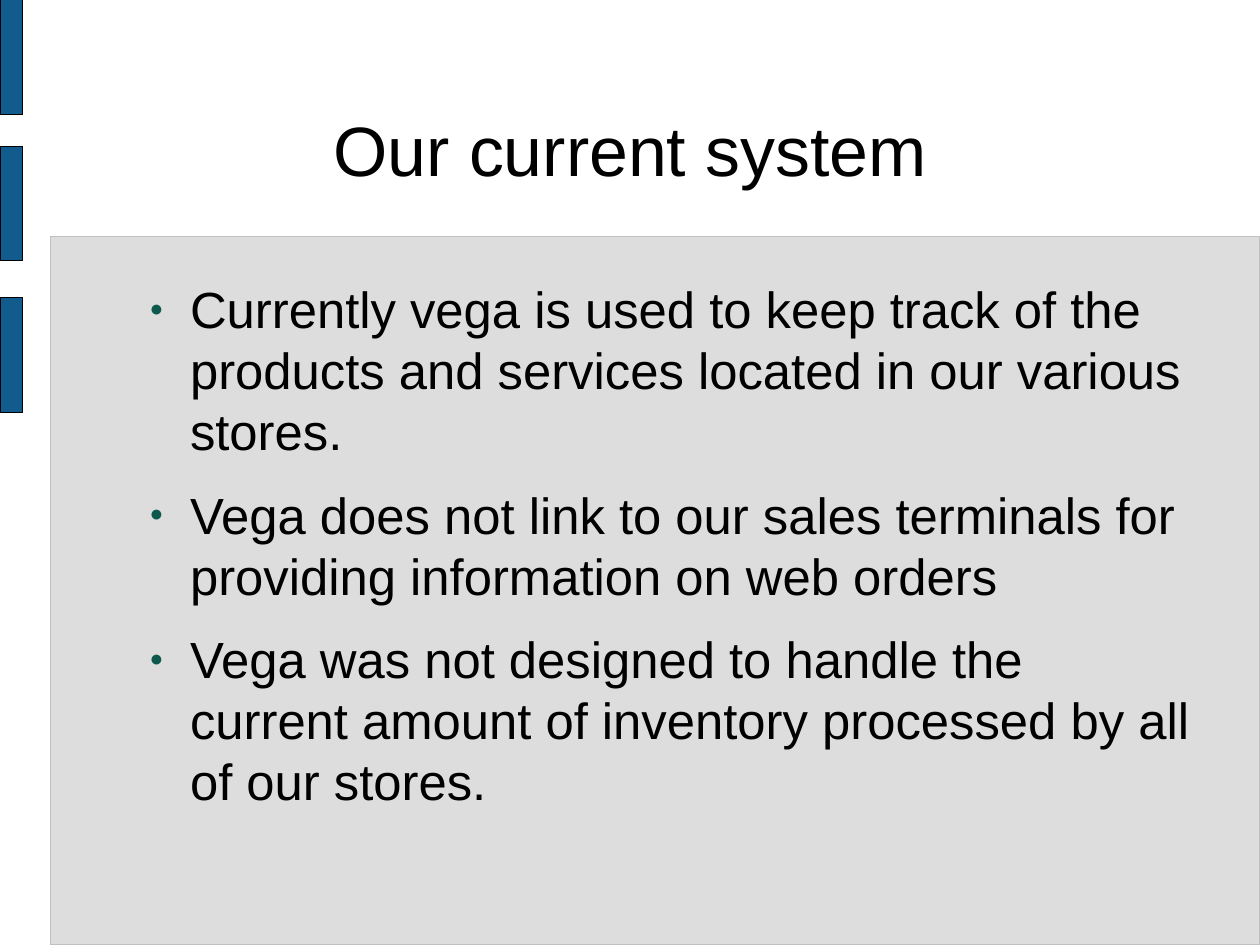
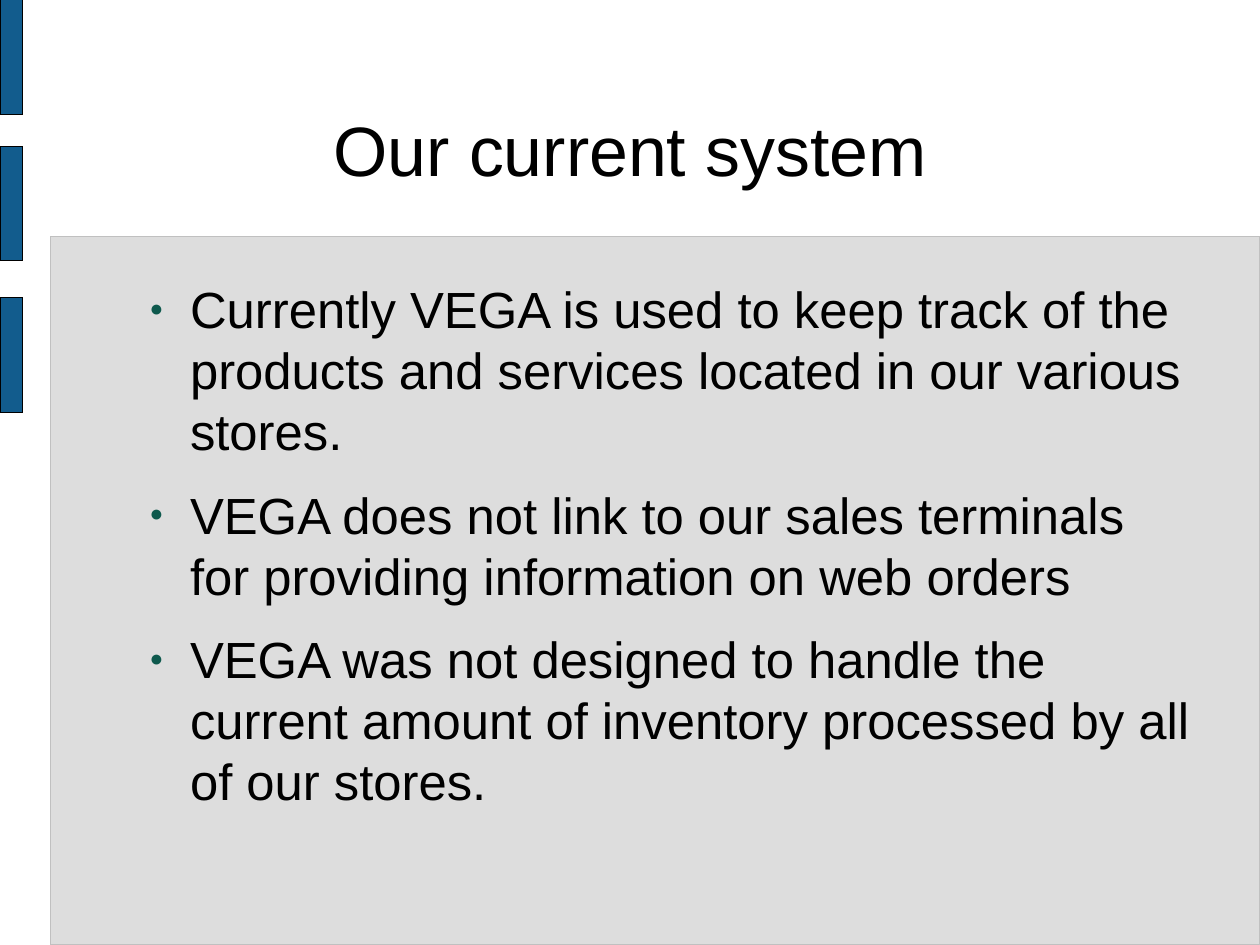
Before and after one commit to wgrand08/tether, a slide deck: slide 5 of trunk/schoolwork/final_presentation.odp (slide 4 before the commit). Drawn at 1260x945 pixels with LibreOffice and Linux fonts; fonts in the diff are those of the drawing. Boxes give left, top, right and bottom in pixels: in the first picture for what was removed or moved away, otherwise in the second. Text is boxed around its words. In the diff, an @@ line names an element or a change of style, - is before the commit and + after.

```diff
--- a/trunk/schoolwork/final_presentation.odp
+++ b/trunk/schoolwork/final_presentation.odp
@@ text at <box>190,291,1189,801</box>: text changed @@
-● Currently vega is used to keep track of the products and services located in our various stores.
-● Vega does not link to our sales terminals for providing information on web orders
-● Vega was not designed to handle the current amount of inventory processed by all of our stores.
+● Currently VEGA is used to keep track of the products and services located in our various stores.
+● VEGA does not link to our sales terminals for providing information on web orders
+● VEGA was not designed to handle the current amount of inventory processed by all of our stores.
```
Also in this commit, not shown: 4 other slides changed, 7 slides added, 2 slides removed, 1 other file.
